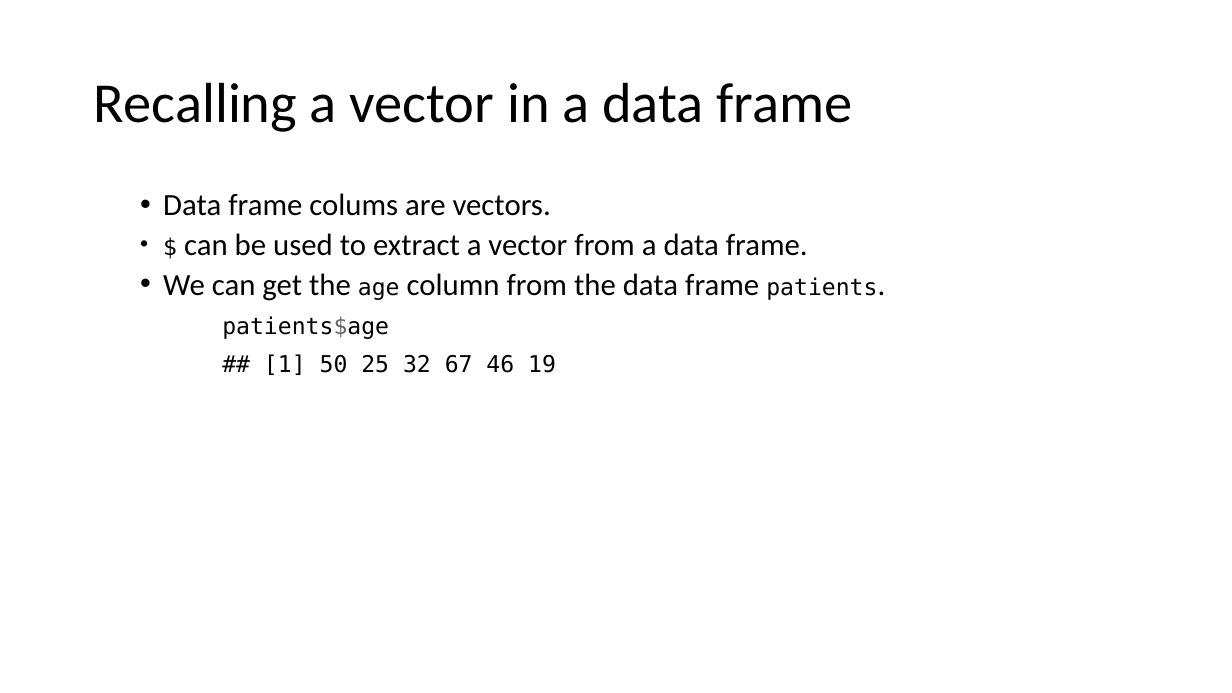
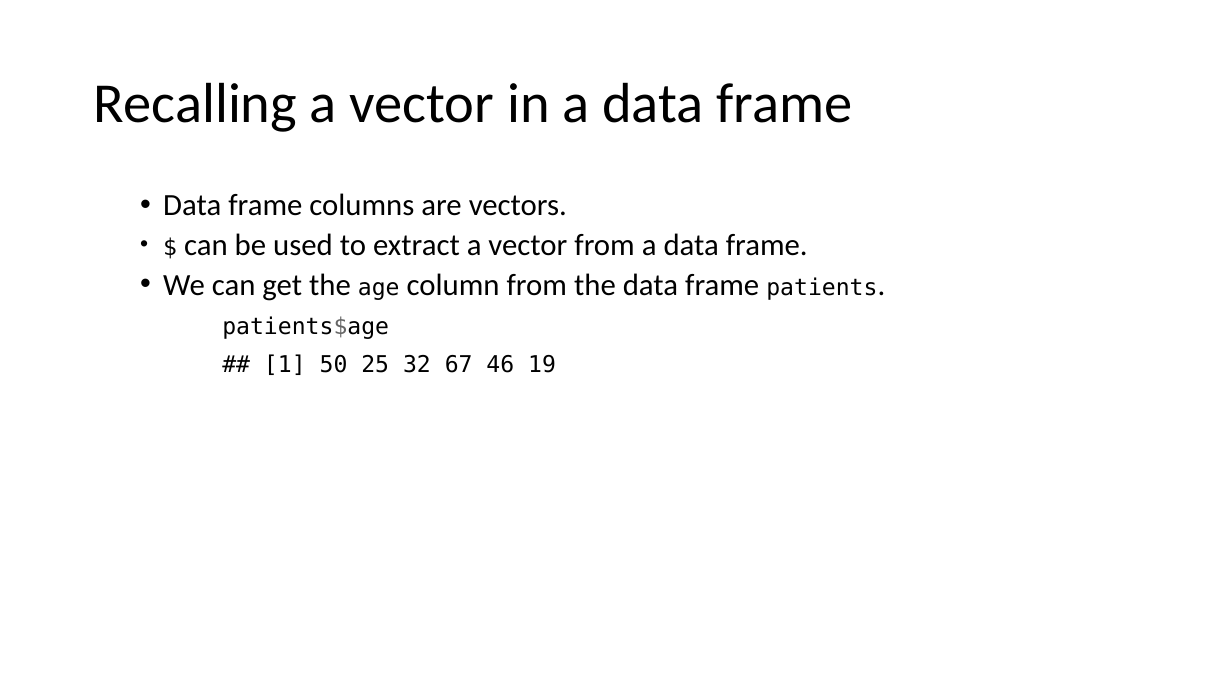
Before and after one commit to ClinicianCoders/ClinicianCoders, a slide deck: slide 33 of Workshops/Workshop1.pptx. Drawn at 1232x693 pixels with LibreOffice and Linux fonts; fonts in the diff are those of the drawing. Boxes give left, top, right and bottom in pixels: in the first picture for what was removed or moved away, otherwise in the second. Text is boxed around its words. In the diff, an @@ line names an element or a change of style, - is before the commit and + after.

```diff
--- a/Workshops/Workshop1.pptx
+++ b/Workshops/Workshop1.pptx
@@ text at <box>163,193,567,216</box>: text changed @@
-  • Data frame colums are vectors.
+  • Data frame columns are vectors.
```
Also in this commit, not shown: 2 other slides changed, 3 other files.
